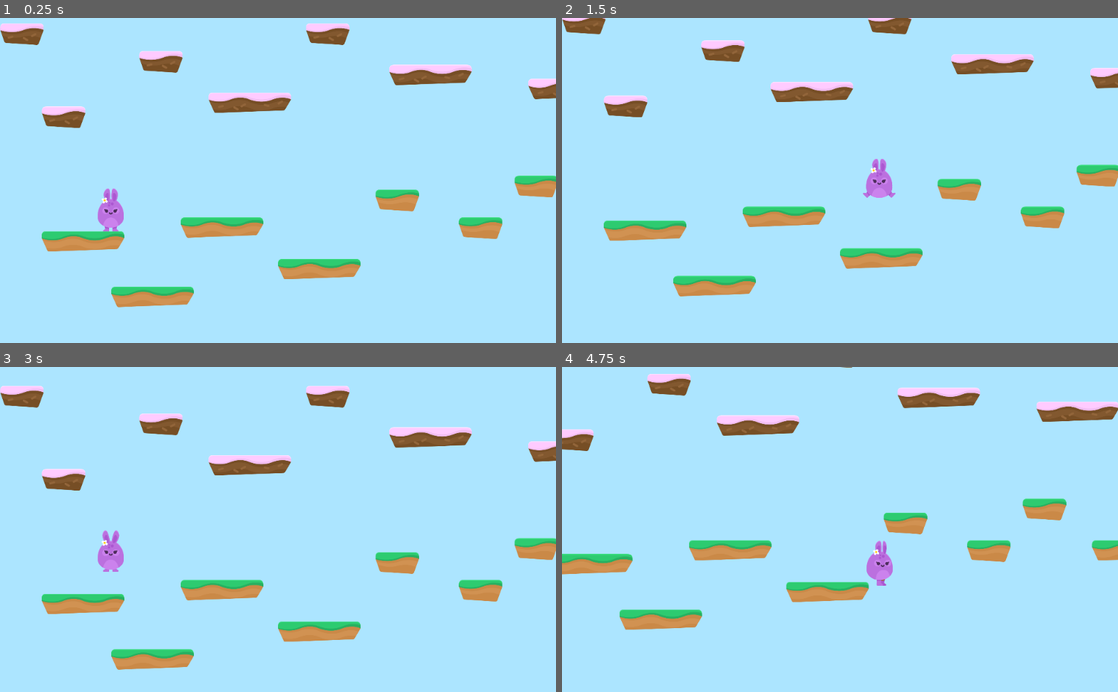
Above: before the commit, frames 1-4 (two rows, left to right).
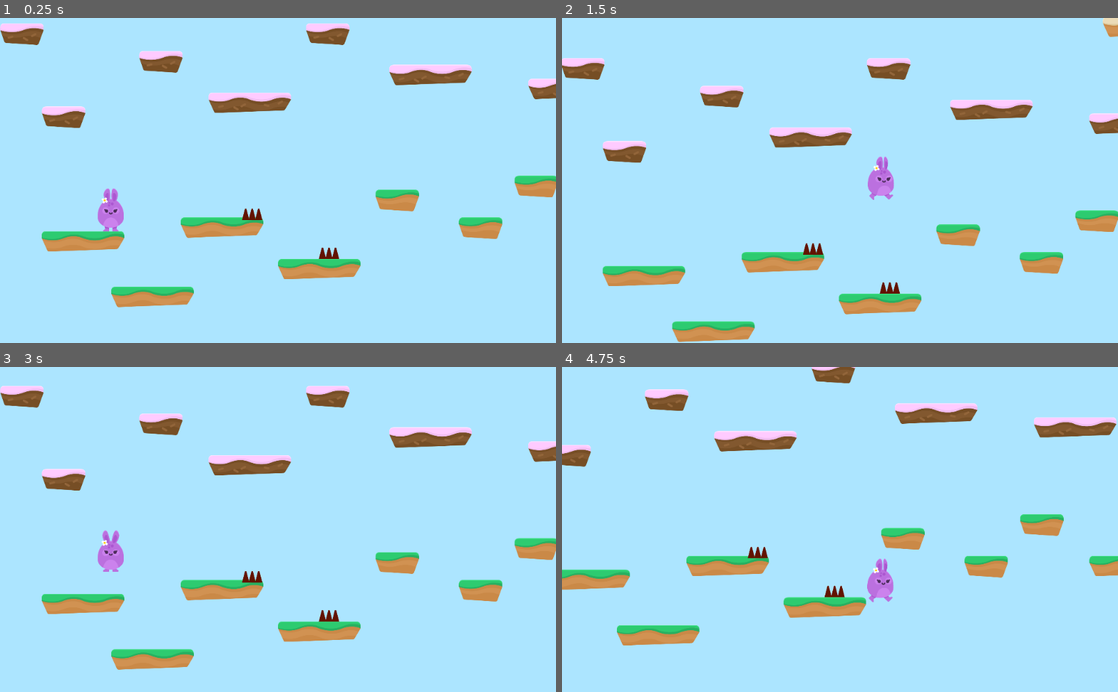
Above: after the commit, the same moments.

Repository: Eggsquisite/Hoppy_Days
Game: Godot game, scene res://Levels/Level1.tscn
Same seed, same stepped clock (60 frames per second), same inputs: the game is played once before the commit and once after it.
Inputs (mouse positions are in pixels of both pictures, inside the frame that each line leads up to):
- Up to frame 1 (0.25 s): no input
- Up to frame 2 (1.5 s): hold D (right) from 0.53 s (still down); tap W (jump) at 0.6, 0.77, 1.07, 1.35 s
- Up to frame 3 (3 s): tap W (jump) at 1.52, 1.82, 2.1 s; release D (right) at 2.03 s; hold A (left) 2.03-2.75 s; click (177, 575) at 2.75 s
- Up to frame 4 (4.75 s): hold D (right) from 3.53 s (still down); tap W (jump) at 3.6, 3.77, 4.07, 4.35, 4.52 s

The runs differ from the first frame. In frame 1, 0.2% of the frame differs, in the area x 43-62%, y 58-75%; in frame 2, 18%, in the area x 0-100%, y 0-100%; in frame 3, 0.2%; in frame 4, 16%.

Commit message:
Put hazards around the map and player hurt functionality

Diff:
--- /dev/null
+++ b/Hazards/Hazards.gd
@@ -0,0 +1,8 @@
+extends Area2D
+
+
+
+func _on_SpikeTop_body_entered(body):
+	if body.has_method("hurt"):
+		body.hurt()
+		print("hurt")
--- /dev/null
+++ b/Hazards/SpikeTop.tscn
@@ -0,0 +1,17 @@
+[gd_scene load_steps=3 format=2]
+
+[ext_resource path="res://GFX/Environment/spikes_top.png" type="Texture" id=1]
+[ext_resource path="res://Hazards/Hazards.gd" type="Script" id=2]
+
+[node name="SpikeTop" type="Area2D"]
+modulate = Color( 0.435294, 0.0823529, 0.00392157, 1 )
+collision_layer = 4
+script = ExtResource( 2 )
+
+[node name="Sprite" type="Sprite" parent="."]
+texture = ExtResource( 1 )
+
+[node name="CollisionPolygon2D" type="CollisionPolygon2D" parent="."]
+visible = false
+polygon = PoolVector2Array( -33.5955, -26.2357, -46.7363, 26.1046, 47.0308, 26.55, 32.9991, -26.4584 )
+[connection signal="body_entered" from="." to="." method="_on_SpikeTop_body_entered"]
--- a/Levels/Level1.tscn
+++ b/Levels/Level1.tscn
@@ -1,7 +1,8 @@
-[gd_scene load_steps=3 format=2]
+[gd_scene load_steps=4 format=2]
 
 [ext_resource path="res://Player/Player.tscn" type="PackedScene" id=1]
 [ext_resource path="res://Levels/Tileset.tres" type="TileSet" id=2]
+[ext_resource path="res://Hazards/SpikeTop.tscn" type="PackedScene" id=3]
 
 [node name="Level1" type="Node2D"]
 
@@ -14,3 +15,38 @@
 collision_mask = 2147483649
 format = 1
 tile_data = PoolIntArray( -1179612, 5, 0, -1179563, 5, 0, -1048562, 4, 0, -1048533, 2, 0, -1048505, 5, 0, -983013, 5, 0 …(992 unchanged characters)…
+
+[node name="Hazards" type="Node" parent="."]
+
+[node name="SpikeTop" parent="Hazards" instance=ExtResource( 3 )]
+position = Vector2( 1161.29, 369.751 )
+
+[node name="SpikeTop2" parent="Hazards" instance=ExtResource( 3 )]
+position = Vector2( 1514.89, 549.548 )
+
+[node name="SpikeTop3" parent="Hazards" instance=ExtResource( 3 )]
+position = Vector2( 3100.1, 49.1133 )
+
+[node name="SpikeTop4" parent="Hazards" instance=ExtResource( 3 )]
+position = Vector2( 3216.97, -535.227 )
+
+[node name="SpikeTop5" parent="Hazards" instance=ExtResource( 3 )]
+position = Vector2( 3582.72, -981.063 )
+
+[node name="SpikeTop6" parent="Hazards" instance=ExtResource( 3 )]
+position = Vector2( 4482.16, -208.902 )
+
+[node name="SpikeTop7" parent="Hazards" instance=ExtResource( 3 )]
+position = Vector2( 6116.99, -469.118 )
+
+[node name="SpikeTop8" parent="Hazards" instance=ExtResource( 3 )]
+position = Vector2( 7200.34, 489.87 )
+
+[node name="SpikeTop9" parent="Hazards" instance=ExtResource( 3 )]
+position = Vector2( 7709.33, -342.575 )
+
+[node name="SpikeTop10" parent="Hazards" instance=ExtResource( 3 )]
+position = Vector2( 8946.1, -275.979 )
+
+[node name="SpikeTop11" parent="Hazards" instance=ExtResource( 3 )]
+position = Vector2( 9578.76, 47.4849 )
--- a/Player/Player.gd
+++ b/Player/Player.gd
@@ -7,6 +7,7 @@
 const WORLD_LIMIT = 3000
 
 signal animate
+var lives = 3
 var isJumping = false 	 	# bool flag to smooth jumping right after moving left/right
 var motion = Vector2.ZERO
 
@@ -25,7 +26,7 @@
 		motion.y = 0
 		isJumping = false
 	elif is_on_ceiling():
-		motion.y = 5
+		motion.y = GRAVITY
 	else:
 		motion.y += GRAVITY		# positive y values go down
 
@@ -49,5 +50,14 @@
 	emit_signal("animate", motion)
 
 
+func hurt():
+	position.y -= 1
+	yield(get_tree(), "idle_frame") 	# wait a frame, then jump will work as it's not affected by gravity when is_on_floor
+	motion.y -= JUMP_SPEED
+	lives -= 1
+	if lives <= 0:
+		end_game()
+
+
 func end_game():
 	get_tree().change_scene("res://Levels/GameOver.tscn")
--- a/Player/Player.tscn
+++ b/Player/Player.tscn
@@ -13,7 +13,7 @@
 
 [node name="Player" type="KinematicBody2D"]
 position = Vector2( 1159.6, 673.824 )
-collision_mask = 2147483650
+collision_mask = 6
 script = ExtResource( 2 )
 __meta__ = {
 "_edit_group_": true
--- a/project.godot
+++ b/project.godot
@@ -42,6 +42,7 @@
 
 2d_physics/layer_1="Player"
 2d_physics/layer_2="Terrain"
+2d_physics/layer_3="Hazards"
 
 [rendering]
 
